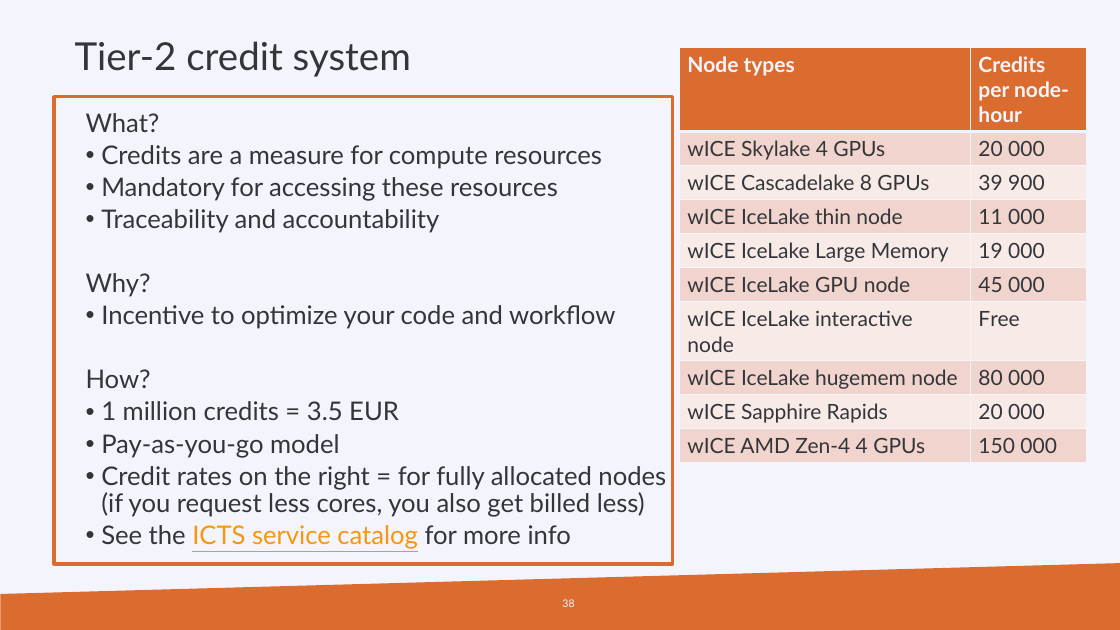
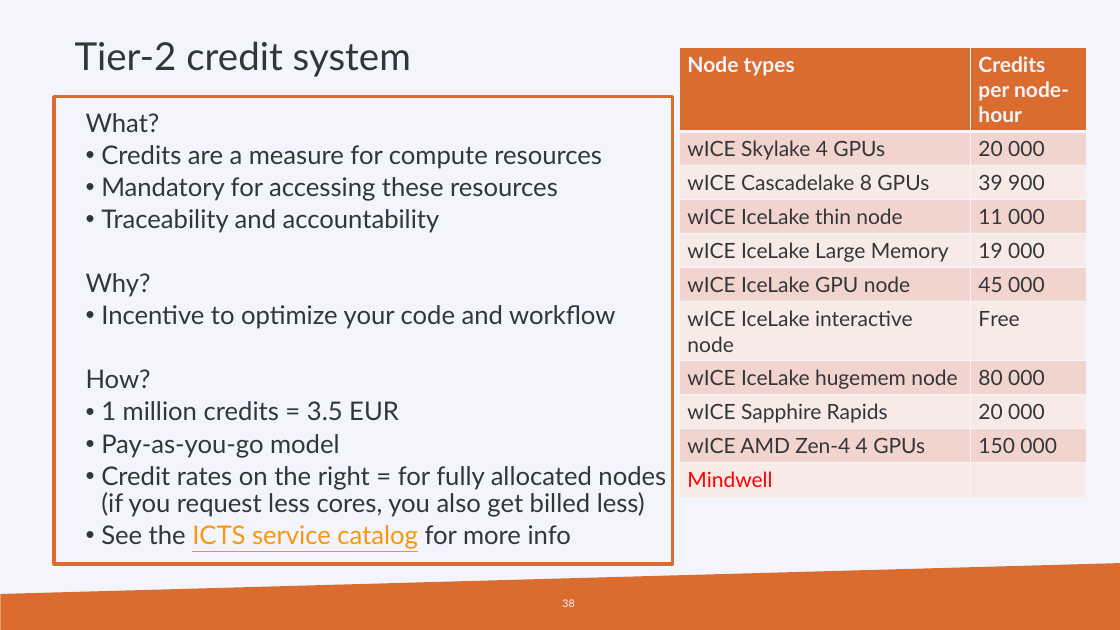
Before and after one commit to hpcleuven/HPC-intro, a slide deck: slide 38 of HPCintro.pptx. Drawn at 1120x630 pixels with LibreOffice and Linux fonts; fonts in the diff are those of the drawing; background and template pictures are left out. Boxes give left, top, right and bottom in pixels: in the first picture for what was removed or moved away, otherwise in the second. Text is boxed around its words. In the diff, an @@ line names an element or a change of style, - is before the commit and + after.

Commit message:
Welcoming Mindwell

```diff
--- a/HPCintro.pptx
+++ b/HPCintro.pptx
@@ table at [679, 48, 1086, 491] @@
+row 11: Mindwell | 
```
Also in this commit, not shown: 14 other slides changed, 1 slide added, 2 slides removed.
